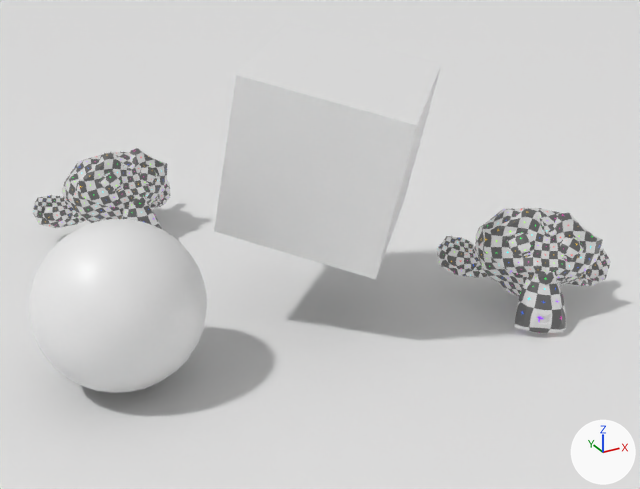
Before and after pictures for a commit that changed the glTF model src/public/assets/scene/scene.glb.
Camera for both pictures: a 50 mm camera at (-5.98, -10.51, 6.46) aimed at (0.06, 0.47, 0.97). Lighting does not change. The marker at lower right points along +X, +Y and +Z.

Objects in the first picture: 'Flooor', 'MainBox', 'Sphere', 'Suzanne', 'Suzanne.001'.
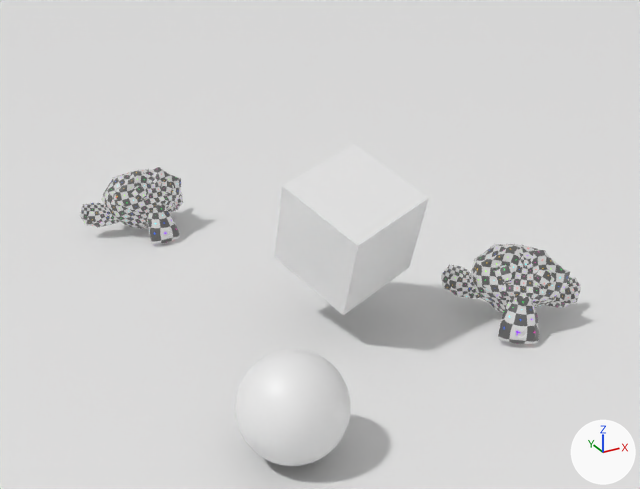
Pixel boxes (x1, y1, x2, y2) of what changed, in the pictures (640 x 489 px):
'MainBox', moved, turned, rescaled
    before: (214, 22, 441, 280)
    after: (274, 145, 429, 315)
'Sphere', moved, rescaled (35% narrower, 33% shorter)
    before: (29, 219, 207, 393)
    after: (235, 349, 350, 466)
'Suzanne', moved, turned, rescaled
    before: (437, 208, 611, 333)
    after: (441, 244, 581, 344)
'Suzanne.001', moved, rescaled
    before: (32, 148, 170, 229)
    after: (80, 167, 183, 244)

Patch to the scene script:
```diff
--- a/src/public/assets/scene/scene.glb.py
+++ b/src/public/assets/scene/scene.glb.py
@@ ob_mainbox @@
 ob_mainbox = bpy.data.objects.new('MainBox', me_cube)
-ob_mainbox.location = (0.0, 0.07, 2.67)
-ob_mainbox.rotation_euler = (0.118, 0.217, -0.724)  # degrees (6.8, 12, -41)
-ob_mainbox.scale = (1.18, 1.18, 1.18)
+ob_mainbox.location = (0.0, -0.5, 1.6)
+ob_mainbox.rotation_euler = (0.216, 0.356, -1.228)  # degrees (12, 20, -70)
+ob_mainbox.scale = (0.713, 0.713, 0.713)
@@ ob_sphere @@
 ob_sphere = bpy.data.objects.new('Sphere', me_sphere)
-ob_sphere.location = (-3.32, -0.31, 1.12)
+ob_sphere.location = (-2.12, -2.86, 0.68)
 ob_sphere.rotation_euler = (0.58, -0.0113, 0.0378)  # degrees (33, -0.6, 2.2)
-ob_sphere.scale = (1.12, 1.12, 1.12)
+ob_sphere.scale = (0.66, 0.66, 0.66)
@@ ob_suzanne @@
 ob_suzanne = bpy.data.objects.new('Suzanne', me_suzanne_002)
-ob_suzanne.location = (2.86, -1.23, 0.59)
-ob_suzanne.rotation_euler = (-0.598, 0.0864, -0.512)  # degrees (-34, 5, -29)
-ob_suzanne.scale = (1.03, 1.03, 1.03)
+ob_suzanne.location = (2.29, -1.53, 0.46)
+ob_suzanne.rotation_euler = (-0.598, 0.0864, -0.565)  # degrees (-34, 5, -32)
+ob_suzanne.scale = (0.787, 0.787, 0.787)
@@ ob_suzanne_001 @@
 ob_suzanne_001 = bpy.data.objects.new('Suzanne.001', me_suzanne_001)
-ob_suzanne_001.location = (-1.85, 4.66, 0.57)
+ob_suzanne_001.location = (-1.42, 4.53, 0.43)
 ob_suzanne_001.rotation_euler = (-0.605, 0.0508, 0.19)  # degrees (-35, 2.9, 11)
-ob_suzanne_001.scale = (1.03, 1.03, 1.03)
+ob_suzanne_001.scale = (0.787, 0.787, 0.787)
```
